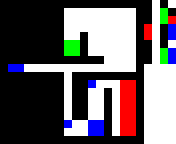
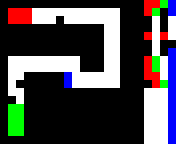
Layer changes from the first 176x144 image to the second:
renamed "9" to "Layer 3", painted on it over [8, 0, 176, 144]
removed layer "8" over [8, 0, 176, 144]
removed layer "7" over [8, 0, 176, 144]
removed layer "6" over [8, 0, 176, 144]
removed layer "5" over [8, 0, 176, 144]
removed layer "4" over [8, 0, 176, 144]
removed layer "3" over [8, 0, 176, 144]
removed layer "2" over [8, 8, 176, 144]
removed layer "1" over [8, 0, 176, 144]
removed layer "Layer 0" over [8, 0, 176, 144]
